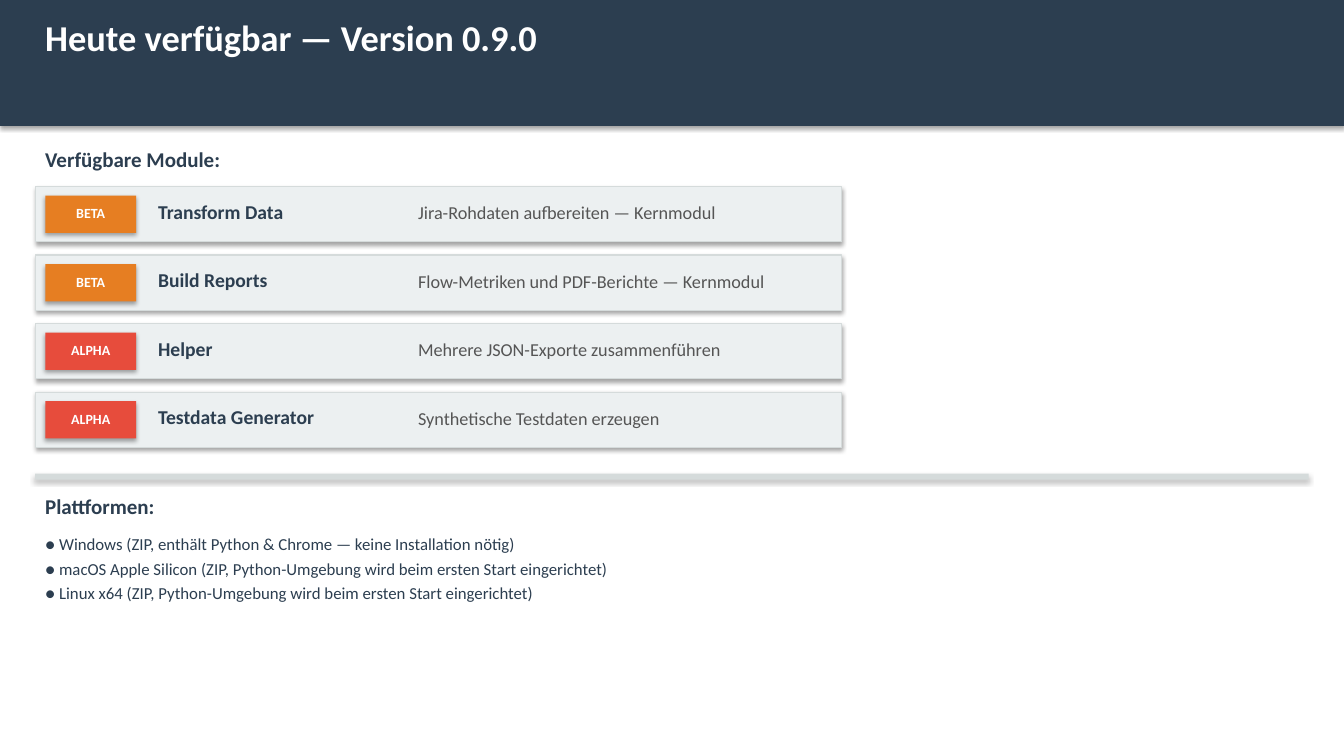
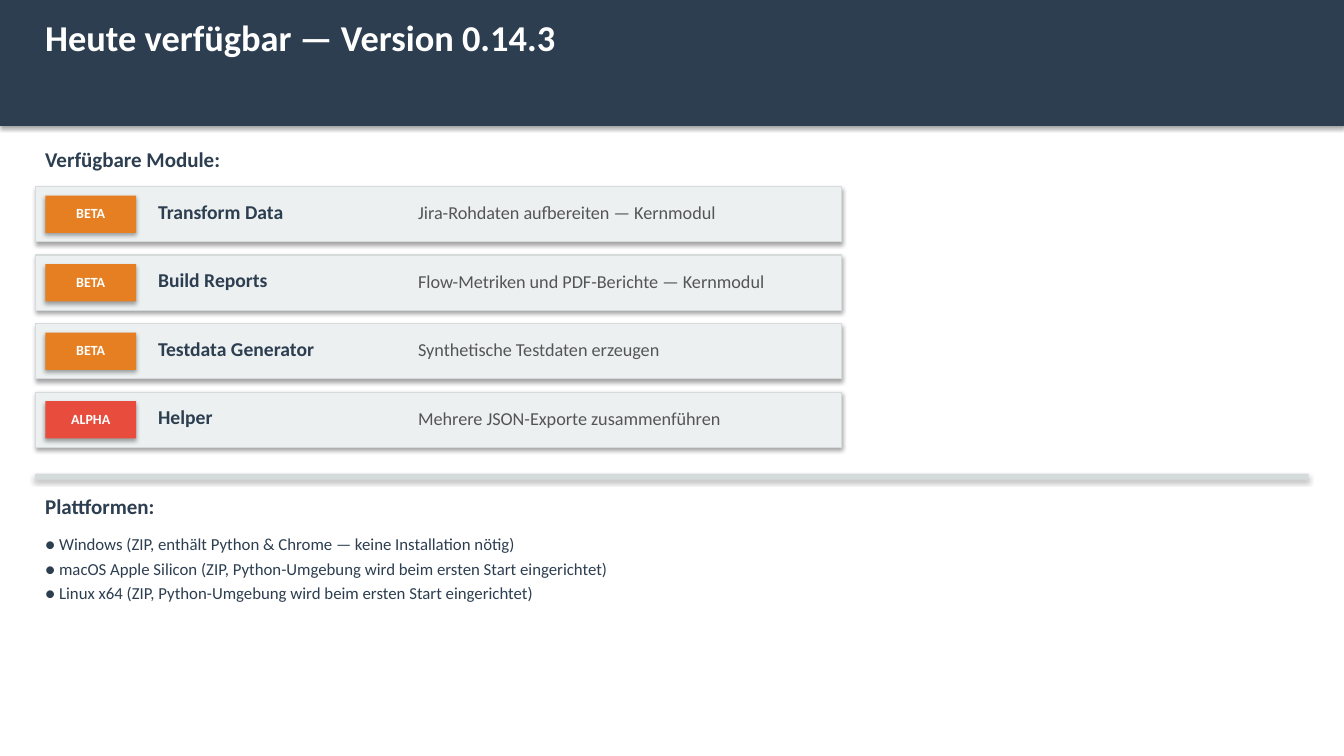
Before and after one commit to Jaegerfeld/situation-report, a slide deck: slide 6 of docs/presentation_management.pptx. Drawn at 1344x756 pixels with LibreOffice and Linux fonts; fonts in the diff are those of the drawing. Boxes give left, top, right and bottom in pixels: in the first picture for what was removed or moved away, otherwise in the second. Text is boxed around its words. In the diff, an @@ line names an element or a change of style, - is before the commit and + after.

```diff
--- a/docs/presentation_management.pptx
+++ b/docs/presentation_management.pptx
@@ text at [45,25,555,57]: text changed @@
-Heute verfügbar — Version 0.9.0
+Heute verfügbar — Version 0.14.3
@@ rectangle at [45,333,136,370]: fill #E74C3C to #E67E22 @@
@@ text at [76,346,105,355]: text changed @@
-ALPHA
+BETA
@@ text "Testdata Generator": place and size @@
-text "Testdata Generator" at [158,410,314,424]
+text "Testdata Generator" at [158,342,314,356]
@@ text "Synthetische Testdaten erzeugen": place and size @@
-text "Synthetische Testdaten erzeugen" at [418,412,660,428]
+text "Synthetische Testdaten erzeugen" at [418,343,660,359]
@@ text "Helper": place and size @@
-text "Helper" at [158,342,212,359]
+text "Helper" at [158,410,212,427]
@@ text "Mehrere JSON-Exporte zusammenführen": place and size @@
-text "Mehrere JSON-Exporte zusammenführen" at [418,343,720,359]
+text "Mehrere JSON-Exporte zusammenführen" at [418,412,720,428]
```
Also in this commit, not shown: 2 other slides changed, 2 other files.
